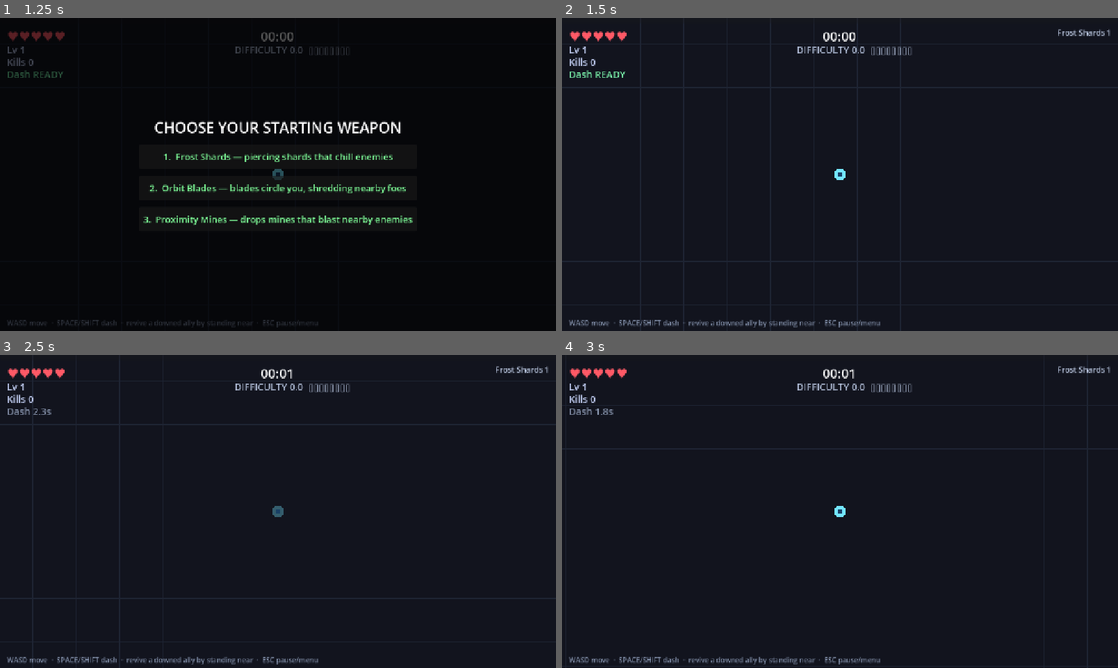
Above: before the commit, frames 1-4 (two rows, left to right).
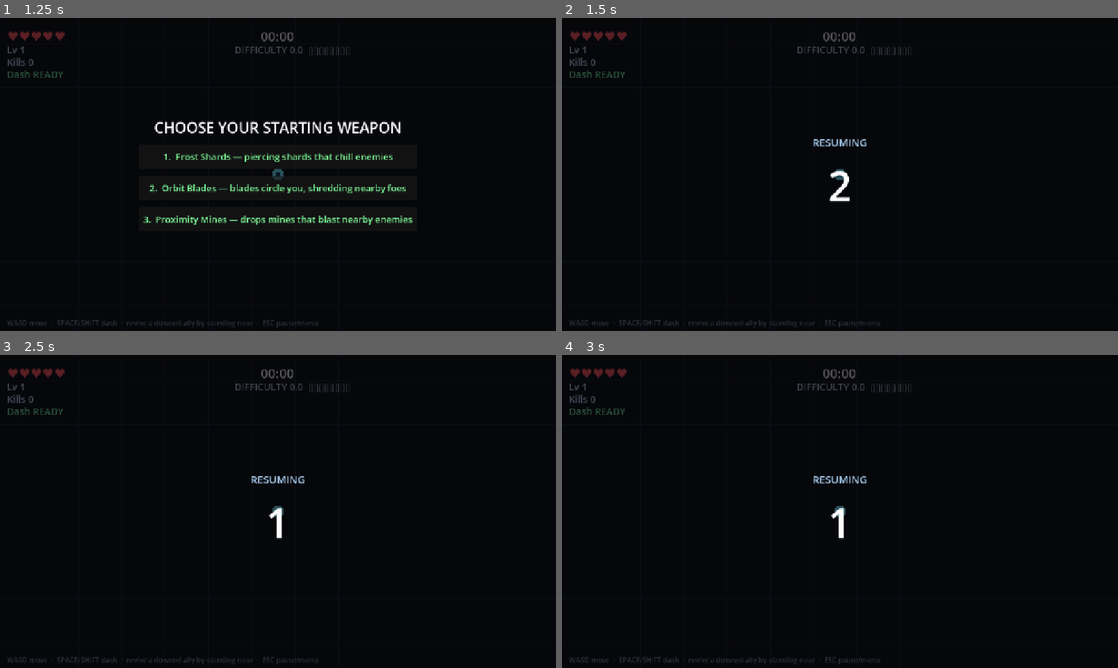
Above: after the commit, the same moments.

Repository: ICQCQ/NiceSwarm
Game: Godot game, scene res://scenes/main.tscn
Same seed, same stepped clock (60 frames per second), same inputs: the game is played once before the commit and once after it.
Inputs:
- Up to frame 1 (1.25 s): click "Play Solo" at 0.5 s
- Up to frame 2 (1.5 s): click "1. Frost Shards — piercing sh…" at 1.25 s
- Up to frame 3 (2.5 s): tap Enter at 2 s; hold D from 2.03 s (still down); tap L at 2.1 s; tap Space at 2.27 s; tap C at 2.3 s
- Up to frame 4 (3 s): release D at 2.78 s; hold S from 2.78 s (still down); tap C at 2.85 s

Frame 1 is identical in both runs. In frame 2, 5.0% of the frame differs, in the area x 0-100%, y 0-100%; in frame 3, 4.1%; in frame 4, 3.5%.

Commit message:
feat: in-game menu + 2s resume countdown; ESC no longer disconnects
Pressing ESC as a client instantly called net.leave() -> disconnect. ESC now
opens an in-run menu/hub instead; leaving is an explicit L inside it, never a
stray single key.

- Universal hub (host/solo + client) via ESC. Host/solo globally pause the run;
  a client can't pause the host sim, so it holds its own avatar still and asks
  the host to mark it safe (invulnerable) while open — Player.safe / .menu_frozen,
  carried by a new any_peer->host rpc_set_safe_flag (sender-id validated).
- Hub tabs stubbed: [C] skill codex, [V] monster codex, [O] settings, [L] leave.
- 2s 'get ready' countdown with a clock tick on every resume: host unpause,
  client menu close, and after finishing a skill pick (final return only, not
  between chained picks). Headless/fast-forward skip the stall.
- safe/menu_frozen teardown is idempotent (_clear_local_safe) and runs on every
  exit (resume, leave, game over, reset, a level-up pre-empting the menu) so a
  player can't get stuck frozen/invulnerable.

Verified: --import clean, headless smoke silent, 925/925 unit tests, co-op
host+join 0 errors. Interactive menu/countdown behaviour is assumed (can't be
driven headless) — needs a manual playtest.

Diff:
--- a/scripts/core/net.gd
+++ b/scripts/core/net.gd
@@ -110,6 +110,18 @@
 		rpc_set_paused.rpc(p)
 
 
+# Client -> host: "my in-game menu is open, mark me safe (invulnerable + held still)".
+func send_set_safe(pid: int, safe: bool) -> void:
+	if active:
+		rpc_set_safe_flag.rpc(pid, safe)
+
+
+# Host -> clients: show the cosmetic resume countdown (the real unpause follows via set_paused).
+func send_resume_countdown() -> void:
+	if active:
+		rpc_resume_countdown.rpc()
+
+
 func send_event(type: int, pos: Vector2) -> void:
 	if active:
 		rpc_event.rpc(type, pos)
@@ -182,6 +194,16 @@
 	main.apply_pause(p)
 
 
+@rpc("any_peer", "call_remote", "reliable")
+func rpc_set_safe_flag(pid: int, safe: bool) -> void:
+	main.apply_set_safe(pid, safe)
+
+
+@rpc("authority", "call_remote", "reliable")
+func rpc_resume_countdown() -> void:
+	main.begin_resume_countdown_remote()
+
+
 @rpc("authority", "call_remote", "reliable")
 func rpc_event(type: int, pos: Vector2) -> void:
 	main.apply_event(type, pos)
--- a/scripts/core/player.gd
+++ b/scripts/core/player.gd
@@ -41,6 +41,8 @@
 var downed := false
 var revive_progress := 0.0
 var debug_god := false  # debug panel: ignore all damage
+var safe := false  # host-authoritative: ignore damage while this player's in-game menu is open
+var menu_frozen := false  # local: hold still while our own in-game menu is open
 var weapons: Array = []
 var cam: Camera2D
 
@@ -75,6 +77,10 @@
 	invuln = maxf(invuln - delta, 0.0)
 	queue_redraw()
 	if downed:
+		velocity = Vector2.ZERO
+		_update_cam(delta)
+		return
+	if is_local and menu_frozen:  # our in-game menu is open: hold still (host marks us safe)
 		velocity = Vector2.ZERO
 		_update_cam(delta)
 		return
@@ -190,7 +196,7 @@
 func take_damage(amount: int) -> void:
 	if hp <= 0 or downed:
 		return
-	if debug_god:
+	if debug_god or safe:
 		return
 	if invuln > 0.0 or dash_active > 0.0 or remote_dashing:
 		return
--- a/scripts/core/sfx.gd
+++ b/scripts/core/sfx.gd
@@ -89,6 +89,7 @@
 	_synth("merge", 0.45, 330.0, 1320.0, W_SAW, 0.1, 0.03, 0.6)         # power surge
 	_synth("revive", 0.3, 400.0, 820.0, W_TRI, 0.0, 0.02, 0.6)
 	_synth("click", 0.03, 820.0, 820.0, W_SQUARE, 0.0, 0.002, 0.35)
+	_synth("clock", 0.06, 1500.0, 760.0, W_TRI, 0.0, 0.001, 0.55)       # resume-countdown tick
 	_synth("telegraph", 0.22, 300.0, 620.0, W_SQUARE, 0.1, 0.01, 0.5)  # bombardier warning
 
 
--- a/scripts/main.gd
+++ b/scripts/main.gd
@@ -103,7 +103,11 @@
 var picks_starter := false      # current pick is the start-of-run weapon choice
 var picked_ids := {}            # host: peers that picked this round
 var i_chose := false
-var paused_menu := false
+var paused_menu := false        # client-side: a host pause froze us (remote "PAUSED" indicator)
+var ingame_menu := false        # our own in-game menu/hub is open (host: global pause; client: local + safe)
+const RESUME_COUNTDOWN := 2.0   # seconds of "get ready" before a resume actually un-freezes the run
+var countdown_time := 0.0       # >0 while the resume countdown is ticking
+var _countdown_done := Callable()  # runs when the countdown reaches zero (the real resume)
 var _ff_min := -1               # NICESWARM_FF: last game-minute printed during a fast-forward run
 
 # upgrade-category accent colors (option buttons + descriptions)
@@ -168,6 +172,10 @@
 var pause_panel: Control
 var pause_loadout: Label
 var pause_roster: Label
+var ingame_menu_panel: Control   # in-run menu/hub (resume · codex · settings · leave)
+var ingame_menu_hint: Label      # transient line for stubbed hub tabs
+var countdown_panel: Control     # resume countdown overlay
+var countdown_label: Label
 var menu_panel: Control
 var ip_edit: LineEdit
 var port_edit: LineEdit
@@ -394,6 +402,7 @@
 	picked_ids = {}
 	i_chose = false
 	paused_menu = false
+	_force_close_ingame_menu()
 	spawner.reset()
 	item_seq = 0
 	enemies_by_id = {}
@@ -521,6 +530,9 @@
 func _process(delta: float) -> void:
 	if not playing:
 		return
+	if countdown_time > 0.0:  # resume countdown holds the world until it reaches zero
+		_tick_countdown(delta)
+		return
 	var running := not (game_over or leveling or get_tree().paused)
 	if running:
 		elapsed += delta  # clients advance too; host HUD sync corrects drift
@@ -830,6 +842,9 @@
 
 
 func open_picks(free: bool, starter: bool = false) -> void:
+	if ingame_menu:
+		_force_close_ingame_menu()  # a level-up pre-empts an open menu (clears safe/freeze)
+	_cancel_countdown()  # a (chained) pick supersedes any in-flight resume countdown
 	leveling = true
 	free_choice = free
 	picks_starter = starter
@@ -1013,9 +1028,13 @@
 	leveling = false
 	picks_starter = false
 	level_panel.visible = false
-	get_tree().paused = false
-	if is_host():
-		_maybe_open_picks()  # banked XP or queued chests chain immediately
+	# Host with banked levels/chests: chain straight into the next pick — no countdown mid-chain.
+	if is_host() and (pending_chests > 0 or xp >= _xp_needed()):
+		get_tree().paused = false
+		_maybe_open_picks()
+		return
+	# Final return to gameplay — count it in (cosmetic; the world stays paused until it ends).
+	_begin_resume_countdown(func() -> void: get_tree().paused = false)
 
 
 # --- HP / downed / end ---------------------------------------------------------
@@ -1070,6 +1089,7 @@
 	if game_over:
 		return
 	game_over = true
+	_force_close_ingame_menu()  # never end a run with a player stuck frozen/invulnerable
 	if Engine.time_scale > 1.0:  # NICESWARM_FF: final calibration line, then drop the clock back
 		print("[ff] END won=%s min=%.1f level=%d kills=%d gems=%d" \
 			% [str(won), elapsed_ / 60.0, level_, kills_, gems_by_id.size()])
@@ -1173,10 +1193,14 @@
 
 
 func apply_pause(pause: bool) -> void:
+	if pause and not is_host() and ingame_menu:
+		_force_close_ingame_menu()  # an incoming host pause supersedes our own local menu
 	paused_menu = pause
 	get_tree().paused = pause
 	if pause:
 		_refresh_pause_roster()
+	else:
+		_cancel_countdown()  # authoritative unpause arrived — end any cosmetic countdown
 	pause_panel.visible = pause
 
 
@@ -1371,6 +1395,8 @@
 	if key == KEY_F1 and debug_panel != null:
 		debug_panel.visible = not debug_panel.visible
 		return
+	if countdown_time > 0.0:
+		return  # swallow input while the resume countdown is running
 	if game_over:
 		if key == KEY_R:
 			_restart()
@@ -1379,18 +1405,22 @@
 	elif leveling:
 		if key >= KEY_1 and key < KEY_1 + MAX_CHOICES:  # 1..6 select dynamically
 			_choose_upgrade(key - KEY_1)
-	elif paused_menu:  # while paused, M leaves to the main menu
+	elif ingame_menu:  # our own in-run menu/hub is open
+		if key == KEY_ESCAPE:
+			_resume_from_ingame_menu()
+		elif key == KEY_L:
+			_leave_from_menu()  # leaving is deliberate — never a stray single key
+		elif key == KEY_C:
+			ingame_menu_hint.text = "Skill codex — coming soon"
+		elif key == KEY_V:
+			ingame_menu_hint.text = "Monster codex — coming soon"
+		elif key == KEY_O:
+			ingame_menu_hint.text = "Settings — coming soon"
+	elif paused_menu:  # a host paused us (client): wait for resume, or leave with M
 		if key == KEY_M:
 			_to_menu()
-		elif key == KEY_ESCAPE and is_host():
-			apply_pause(false)
-			net.send_set_paused(false)
 	elif key == KEY_ESCAPE:
-		if is_host():
-			apply_pause(true)
-			net.send_set_paused(true)
-		else:
-			_to_menu()  # clients can't pause the host — ESC just leaves the run
+		_open_ingame_menu()  # universal: ESC opens the menu (host pauses for all; client goes safe)
 
 
 ## Leave the current run and return to the main menu. Disconnects from co-op
@@ -1402,8 +1432,127 @@
 	end_panel.visible = false
 	pause_panel.visible = false
 	paused_menu = false
+	_force_close_ingame_menu()
 	_clear_world()
 	_show_menu("")
+
+
+# --- in-run menu / hub ---------------------------------------------------------
+
+## ESC during play. The hub is the same for everyone; only the freeze mechanic differs:
+## the host (and solo) globally pause the run; a client can't pause the shared sim, so it
+## holds its own avatar still and asks the host to make it invulnerable (auto-safe).
+func _open_ingame_menu() -> void:
+	if not is_host() and get_tree().paused:
+		return  # already frozen by a host pause — don't stack a local menu on top
+	ingame_menu = true
+	ingame_menu_hint.text = ""
+	ingame_menu_panel.visible = true
+	if is_host():
+		get_tree().paused = true
+		net.send_set_paused(true)  # clients show the remote "PAUSED" panel + freeze
+	else:
+		var me: Player = players.get(local_id)
+		if me != null:
+			me.menu_frozen = true
+		net.send_set_safe(local_id, true)
+
+
+## Close the hub and return to play behind a short countdown (never an instant resume).
+func _resume_from_ingame_menu() -> void:
+	ingame_menu = false
+	ingame_menu_panel.visible = false
+	if is_host():
+		net.send_resume_countdown()  # clients run the same cosmetic countdown
+		_begin_resume_countdown(func() -> void:
+			get_tree().paused = false
+			net.send_set_paused(false))
+	else:
+		# stay safe through the countdown; clear on completion (idempotent teardown)
+		_begin_resume_countdown(_clear_local_safe)
+
+
+## Deliberate "leave game" from inside the hub (the L key) — the old accidental ESC path.
+func _leave_from_menu() -> void:
+	_to_menu()
+
+
+## Drop all in-menu state immediately (no countdown) — used on leave / game over / reset so a
+## menu-open player never gets stuck frozen or invulnerable.
+func _force_close_ingame_menu() -> void:
+	ingame_menu = false
+	_cancel_countdown()
+	if ingame_menu_panel != null:
+		ingame_menu_panel.visible = false
+	_clear_local_safe()
+
+
+## Drop our local "menu safe" state and tell the host we're vulnerable + mobile again.
+## Idempotent and the single teardown for safe/freeze, so any exit (resume, leave, game over,
+## reset, a level-up pre-empting the menu) can call it without leaving a stuck flag.
+func _clear_local_safe() -> void:
+	var me: Player = players.get(local_id)
+	if me != null:
+		me.menu_frozen = false
+		me.safe = false
+	if net.active and not is_host():
+		net.send_set_safe(local_id, false)
+
+
+# --- resume countdown ----------------------------------------------------------
+
+## Host: a client (pid) opened/closed its menu — toggle its host-side invulnerability.
+func apply_set_safe(pid: int, safe: bool) -> void:
+	# Host-only, and only the sender may mark itself safe (no spoofing other players).
+	if not is_host() or not players.has(pid):
+		return
+	if pid != multiplayer.get_remote_sender_id():
+		return
+	players[pid].safe = safe
+
+
+## Cosmetic-only countdown shown on a remote peer; the host drives the real unpause.
+func begin_resume_countdown_remote() -> void:
+	if DisplayServer.get_name() == "headless":
+		return
+	pause_panel.visible = false
+	_begin_resume_countdown(Callable())
+
+
+func _begin_resume_countdown(on_complete: Callable) -> void:
+	# Headless / fast-forward: no UI and no 2s stall (keeps smoke tests + FF fast).
+	if DisplayServer.get_name() == "headless" or Engine.time_scale > 1.0:
+		if on_complete.is_valid():
+			on_complete.call()
+		return
+	_countdown_done = on_complete
+	countdown_time = RESUME_COUNTDOWN
+	countdown_label.text = str(int(ceil(RESUME_COUNTDOWN)))
+	countdown_panel.visible = true
+	Sfx.play("clock")
+
+
+func _tick_countdown(delta: float) -> void:
+	var prev := countdown_time
+	countdown_time -= delta
+	# tick on each whole-second crossing (e.g. 2 -> 1)
+	if int(ceil(prev)) != int(ceil(maxf(countdown_time, 0.0))) and countdown_time > 0.0:
+		Sfx.play("clock")
+	countdown_label.text = str(maxi(int(ceil(maxf(countdown_time, 0.0))), 1))
+	if countdown_time <= 0.0:
+		countdown_time = 0.0
+		countdown_panel.visible = false
+		var cb := _countdown_done
+		_countdown_done = Callable()
+		if cb.is_valid():
+			cb.call()
+
+
+func _cancel_countdown() -> void:
+	countdown_time = 0.0
+	_countdown_done = Callable()
+	if countdown_panel != null:
+		countdown_panel.visible = false
 
 
 # --- HUD -------------------------------------------------------------------------
@@ -1529,6 +1678,8 @@
 	_build_level_panel()
 	_build_end_panel()
 	_build_pause_panel()
+	_build_ingame_menu_panel()
+	_build_countdown_panel()
 	_build_menu()
 	if OS.is_debug_build():
 		_build_debug_panel()
@@ -1643,6 +1794,45 @@
 	vbox.add_child(foot)
 
 
+func _build_ingame_menu_panel() -> void:
+	var parts := _make_overlay()
+	ingame_menu_panel = parts[0]
+	var vbox: VBoxContainer = parts[1]
+	var l := Label.new()
+	l.text = "MENU"
+	l.add_theme_font_size_override("font_size", 40)
+	l.horizontal_alignment = HORIZONTAL_ALIGNMENT_CENTER
+	vbox.add_child(l)
+	# transient line used by the (stubbed) codex / settings tabs
+	ingame_menu_hint = Label.new()
+	ingame_menu_hint.add_theme_font_size_override("font_size", 18)
+	ingame_menu_hint.add_theme_color_override("font_color", Color(0.7, 0.85, 1.0))
+	ingame_menu_hint.horizontal_alignment = HORIZONTAL_ALIGNMENT_CENTER
+	vbox.add_child(ingame_menu_hint)
+	var foot := Label.new()
+	foot.text = "ESC resume   ·   C skill codex   ·   V monster codex   ·   O settings   ·   L leave game"
+	foot.add_theme_font_size_override("font_size", 16)
+	foot.add_theme_color_override("font_color", Color(0.5, 0.55, 0.65))
+	foot.horizontal_alignment = HORIZONTAL_ALIGNMENT_CENTER
+	vbox.add_child(foot)
+
+
+func _build_countdown_panel() -> void:
+	var parts := _make_overlay()
+	countdown_panel = parts[0]
+	var vbox: VBoxContainer = parts[1]
+	var head := Label.new()
+	head.text = "RESUMING"
+	head.add_theme_font_size_override("font_size", 24)
+	head.add_theme_color_override("font_color", Color(0.7, 0.85, 1.0))
+	head.horizontal_alignment = HORIZONTAL_ALIGNMENT_CENTER
+	vbox.add_child(head)
+	countdown_label = Label.new()
+	countdown_label.add_theme_font_size_override("font_size", 96)
+	countdown_label.horizontal_alignment = HORIZONTAL_ALIGNMENT_CENTER
+	vbox.add_child(countdown_label)
+
+
 ## Debug-build-only testing panel: F1 toggles it. God mode + one-click weapon
 ## grant/level-up for the local player, routed through the normal upgrade-pick
 ## RPC so co-op peers stay in sync.
